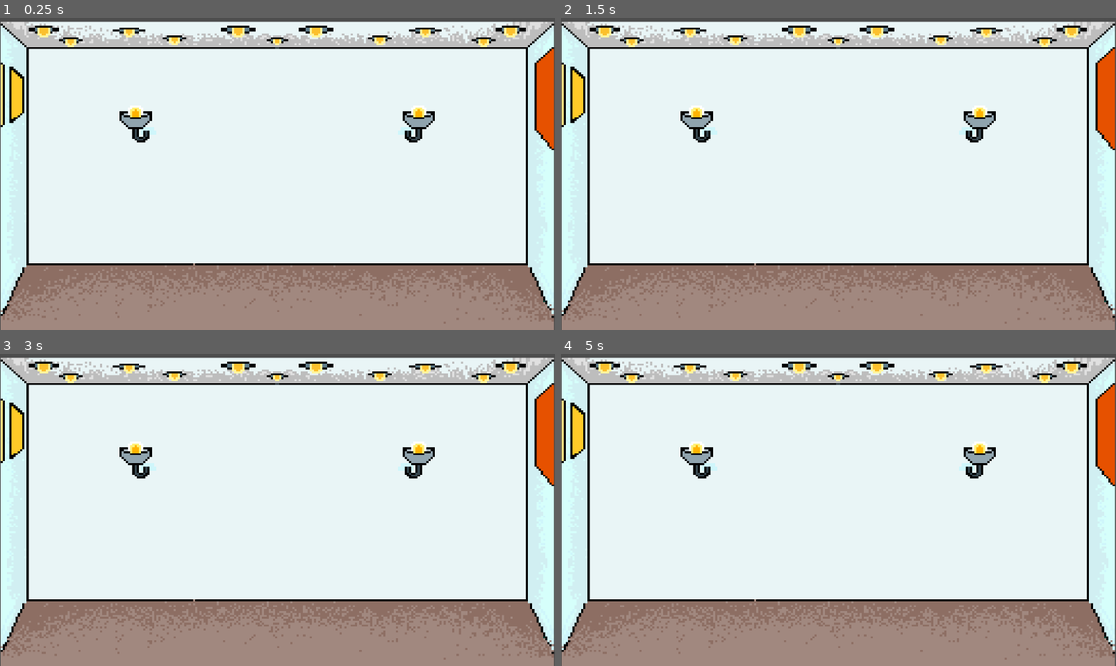
Above: before the commit, frames 1-4 (two rows, left to right).
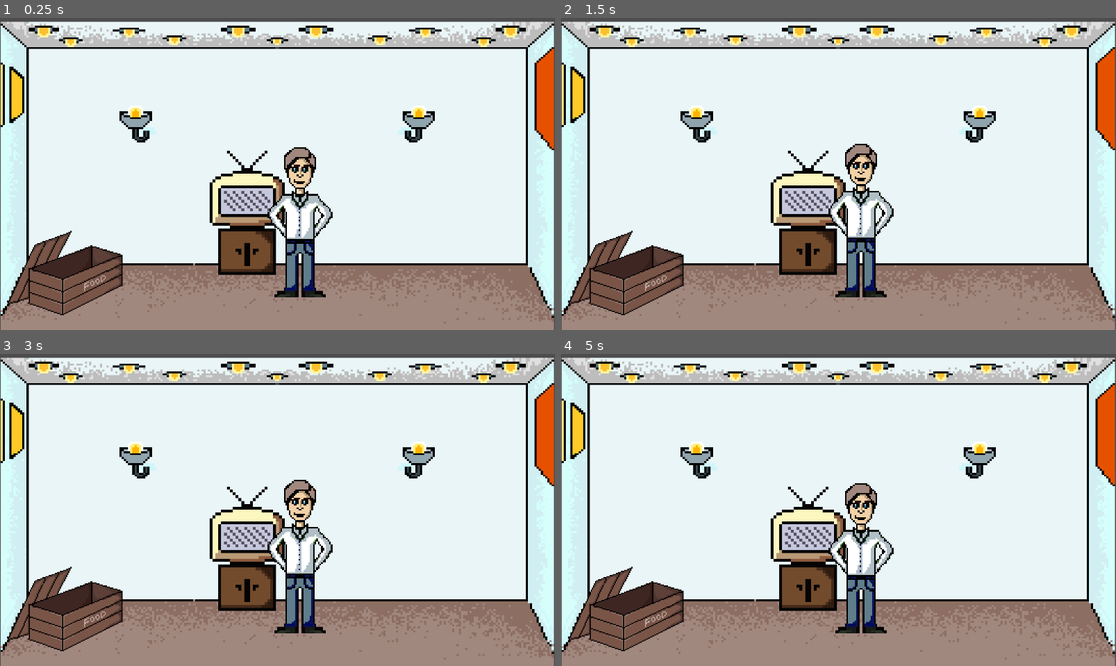
Above: after the commit, the same moments.

Repository: JamesCooks589/IMY300_MG2P2
Game: Godot game, scene res://Scenes/Home/home.tscn
Two runs of this game, one before a commit and one after it. Both use one fixed random seed, a clock stepped at 60 frames per second and the inputs below. The project has no main scene, so this scene is started directly.
Inputs:
- Up to frame 1 (0.25 s): no input
- Up to frame 2 (1.5 s): hold D (right, bound only after the commit) 0.53-1.28 s; hold A (left, bound only after the commit) from 1.28 s (still down)
- Up to frame 3 (3 s): release A (left, bound only after the commit) at 2.03 s; hold D (right, bound only after the commit) from 2.03 s (still down)
- Up to frame 4 (5 s): release D (right, bound only after the commit) at 3.53 s; hold A (left, bound only after the commit) from 3.53 s (still down)

The runs differ from the first frame. In frame 1, 9.5% of the frame differs, in the area x 1-60%, y 41-96%; in frame 2, 9.5%, in the area x 1-60%, y 40-96%; in frame 3, 9.5%; in frame 4, 9.5%.

Commit message:
Dodging game implemented and home set up

Diff:
--- /dev/null
+++ b/Scenes/Dodging/coin.gd
@@ -0,0 +1,19 @@
+extends Node2D
+
+# Speed of the falling coin
+var speed = 200.0
+
+func _process(delta):
+	# Move the coin down
+	position.y += speed * delta
+
+	# Free the coin if it goes past the bottom of the screen
+	if position.y > get_viewport().size.y:
+		queue_free()
+
+
+func _on_hitbox_body_entered(body):
+	if body.name == "familiar":
+		# Call the function from the main scene to update gold
+		get_parent().collect_coin()
+		queue_free()
--- /dev/null
+++ b/Scenes/Dodging/coin.tscn
@@ -0,0 +1,23 @@
+[gd_scene load_steps=4 format=3 uid="uid://b7pm3r1hecuvn"]
+
+[ext_resource type="Texture2D" uid="uid://c0qxnfmu3gmhb" path="res://Assets/Dodging/coin.png" id="1_0iki6"]
+[ext_resource type="Script" path="res://Scenes/Dodging/coin.gd" id="1_jfdwh"]
+
+[sub_resource type="RectangleShape2D" id="RectangleShape2D_aky7q"]
+size = Vector2(45, 39)
+
+[node name="coin" type="Node2D"]
+script = ExtResource("1_jfdwh")
+
+[node name="Coin" type="Sprite2D" parent="."]
+position = Vector2(36, 32)
+scale = Vector2(0.224, 0.224)
+texture = ExtResource("1_0iki6")
+
+[node name="hitbox" type="Area2D" parent="."]
+
+[node name="CollisionShape2D" type="CollisionShape2D" parent="hitbox"]
+position = Vector2(36, 33)
+shape = SubResource("RectangleShape2D_aky7q")
+
+[connection signal="body_entered" from="hitbox" to="." method="_on_hitbox_body_entered"]
--- /dev/null
+++ b/Scenes/Dodging/dodging.gd
@@ -0,0 +1,92 @@
+extends Node2D
+
+# Variables
+var object_speed = 200.0
+var spawn_rate = 1.0
+var score = 0
+var gold = 0
+
+# Preload falling object and coin scenes
+@export var falling_object_scene: PackedScene
+@export var coin_scene: PackedScene
+
+# Timer for spawning objects and coins
+var spawn_timer = 0.0
+var coin_spawn_timer = 0.0
+
+# Nodes
+@onready var score_label = $ScoreLabel
+@onready var gold_label = $GoldLabel
+
+func _ready():
+	# Reset score and speed when game starts
+	score = 0
+	object_speed = 200.0
+	State.game_running = true
+
+
+func _process(delta):
+	# Check if the game is running
+	if State.game_running == false:
+		# Pause the game
+		get_tree().paused = true
+		show_game_over_screen()
+		return
+
+	# Update score based on how long the player survives
+	score += int(delta * 100)
+	score_label.text = "Score: %d" % score
+
+	# Increase object speed based on score
+	object_speed = 200.0 + score * 0.1
+
+	# Handle object spawning
+	spawn_timer += delta
+	coin_spawn_timer += delta
+
+	if spawn_timer >= spawn_rate:
+		spawn_falling_object()
+		spawn_timer = 0.0
+
+	# Spawn a coin randomly every 5-10 seconds
+	if coin_spawn_timer >= randi_range(5, 10):
+		spawn_coin()
+		coin_spawn_timer = 0.0
+
+func spawn_falling_object():
+	# Instance the falling object
+	var falling_object = falling_object_scene.instantiate()
+	# Set the position randomly at the top of the screen
+	falling_object.position = Vector2(randi_range(0, get_viewport().size.x), -100)
+	# Set the object speed (this will be handled in the object's script)
+	falling_object.speed = object_speed
+	# Add to the scene
+	add_child(falling_object)
+
+func spawn_coin():
+	# Instance the coin
+	var coin = coin_scene.instantiate()
+	# Set the position randomly at the top of the screen
+	coin.position = Vector2(randi_range(0, get_viewport().size.x), -100)
+	# Set coin speed
+	coin.speed = object_speed
+	add_child(coin)
+
+# Function to handle collecting coins
+func collect_coin():
+	gold += 1
+	gold_label.text = "Gold: %d" % gold
+
+# Function to display the game over screen (or reset option)
+func show_game_over_screen():
+	var game_over_menu = $GameOverMenu
+	game_over_menu.visible = true
+
+# Function to reset the game
+func reset_game():
+	get_tree().paused = false  # Unpause the game
+	get_tree().reload_current_scene()  # Reload the current scene
+
+func _on_play_again_pressed():
+	print("pressed")
+	reset_game()
--- a/Scenes/Dodging/dodging.tscn
+++ b/Scenes/Dodging/dodging.tscn
@@ -1,3 +1,74 @@
-[gd_scene format=3 uid="uid://b87m7m3db70uv"]
+[gd_scene load_steps=7 format=3 uid="uid://b87m7m3db70uv"]
 
-[node name="clicker" type="Node2D"]
+[ext_resource type="Script" path="res://Scenes/Dodging/dodging.gd" id="1_rji2i"]
+[ext_resource type="PackedScene" uid="uid://k375lo7w11tj" path="res://Scenes/Dodging/stake.tscn" id="2_tjdn2"]
+[ext_resource type="PackedScene" uid="uid://w400vit0l5pw" path="res://Scenes/Dodging/familiar.tscn" id="2_vb6b7"]
+[ext_resource type="PackedScene" uid="uid://b7pm3r1hecuvn" path="res://Scenes/Dodging/coin.tscn" id="3_m6iko"]
+
+[sub_resource type="RectangleShape2D" id="RectangleShape2D_t1tjs"]
+size = Vector2(43, 1089)
+
+[sub_resource type="LabelSettings" id="LabelSettings_8ccrj"]
+font_size = 300
+
+[node name="dodging" type="Node2D"]
+script = ExtResource("1_rji2i")
+falling_object_scene = ExtResource("2_tjdn2")
+coin_scene = ExtResource("3_m6iko")
+
+[node name="collisions" type="StaticBody2D" parent="."]
+
+[node name="CollisionShape2D" type="CollisionShape2D" parent="collisions"]
+position = Vector2(11.5, 534.5)
+shape = SubResource("RectangleShape2D_t1tjs")
+
+[node name="CollisionShape2D2" type="CollisionShape2D" parent="collisions"]
+position = Vector2(1908, 534.5)
+shape = SubResource("RectangleShape2D_t1tjs")
+
+[node name="familiar" parent="." instance=ExtResource("2_vb6b7")]
+position = Vector2(950, 810)
+scale = Vector2(0.4, 0.4)
+
+[node name="GoldLabel" type="Label" parent="."]
+offset_left = 926.0
+offset_top = 39.0
+offset_right = 966.0
+offset_bottom = 62.0
+
+[node name="ScoreLabel" type="Label" parent="."]
+offset_left = 81.0
+offset_top = 33.0
+offset_right = 121.0
+offset_bottom = 56.0
+size_flags_horizontal = 0
+size_flags_vertical = 0
+
+[node name="GameOverMenu" type="ColorRect" parent="."]
+visible = false
+z_index = 2
+offset_right = 1928.0
+offset_bottom = 1080.0
+color = Color(0.325441, 0.325441, 0.325441, 1)
+
+[node name="Label" type="Label" parent="GameOverMenu"]
+layout_mode = 0
+offset_left = 120.0
+offset_top = 234.0
+offset_right = 1840.0
+offset_bottom = 643.0
+text = "GAME OVER"
+label_settings = SubResource("LabelSettings_8ccrj")
+
+[node name="PlayAgain" type="Button" parent="GameOverMenu"]
+process_mode = 2
+layout_mode = 0
+offset_left = 626.0
+offset_top = 653.0
+offset_right = 1300.0
+offset_bottom = 834.0
+theme_override_font_sizes/font_size = 100
+text = "PlayAgain
+"
+
+[connection signal="pressed" from="GameOverMenu/PlayAgain" to="." method="_on_play_again_pressed"]
--- /dev/null
+++ b/Scenes/Dodging/familiar.gd
@@ -0,0 +1,23 @@
+extends CharacterBody2D
+
+
+const SPEED = 600.0
+
+
+func _physics_process(delta):
+
+	var direction = Input.get_axis("left", "right")
+	if direction:
+		velocity.x = direction * SPEED
+	else:
+		velocity.x = move_toward(velocity.x, 0, SPEED)
+
+	if Input.is_action_just_pressed("left"):
+		$AnimatedSprite2D.play("left")
+	elif Input.is_action_just_pressed("right"):
+		$AnimatedSprite2D.play("right")
+
+	if Input.is_action_just_released("left") or Input.is_action_just_released("right"):
+		$AnimatedSprite2D.play("default")
+
+	move_and_slide()
--- /dev/null
+++ b/Scenes/Dodging/familiar.tscn
@@ -0,0 +1,124 @@
+[gd_scene load_steps=19 format=3 uid="uid://w400vit0l5pw"]
+
+[ext_resource type="Texture2D" uid="uid://bf2rdk0mgxfwv" path="res://Assets/Dodging/familiar_idle.png" id="1_n3rro"]
+[ext_resource type="Script" path="res://Scenes/Dodging/familiar.gd" id="1_puifs"]
+[ext_resource type="Texture2D" uid="uid://b6xolg3pi7eu2" path="res://Assets/Dodging/familiar_left.png" id="2_m2qyb"]
+[ext_resource type="Texture2D" uid="uid://5qqs2nf5od6n" path="res://Assets/Dodging/familiar_right.png" id="3_j3m1v"]
+
+[sub_resource type="AtlasTexture" id="AtlasTexture_ll5gh"]
+atlas = ExtResource("1_n3rro")
+region = Rect2(0, 0, 1280, 1280)
+
+[sub_resource type="AtlasTexture" id="AtlasTexture_plym1"]
+atlas = ExtResource("1_n3rro")
+region = Rect2(1280, 0, 1280, 1280)
+
+[sub_resource type="AtlasTexture" id="AtlasTexture_5qa62"]
+atlas = ExtResource("1_n3rro")
+region = Rect2(2560, 0, 1280, 1280)
+
+[sub_resource type="AtlasTexture" id="AtlasTexture_pngds"]
+atlas = ExtResource("1_n3rro")
+region = Rect2(3840, 0, 1280, 1280)
+
+[sub_resource type="AtlasTexture" id="AtlasTexture_yhyc0"]
+atlas = ExtResource("2_m2qyb")
+region = Rect2(0, 0, 1280, 1280)
+
+[sub_resource type="AtlasTexture" id="AtlasTexture_gsbb2"]
+atlas = ExtResource("2_m2qyb")
+region = Rect2(1280, 0, 1280, 1280)
+
+[sub_resource type="AtlasTexture" id="AtlasTexture_mw5u0"]
+atlas = ExtResource("2_m2qyb")
+region = Rect2(2560, 0, 1280, 1280)
+
+[sub_resource type="AtlasTexture" id="AtlasTexture_lots1"]
+atlas = ExtResource("2_m2qyb")
+region = Rect2(3840, 0, 1280, 1280)
+
+[sub_resource type="AtlasTexture" id="AtlasTexture_82n7x"]
+atlas = ExtResource("3_j3m1v")
+region = Rect2(0, 0, 1280, 1280)
+
+[sub_resource type="AtlasTexture" id="AtlasTexture_52apw"]
+atlas = ExtResource("3_j3m1v")
+region = Rect2(1280, 0, 1280, 1280)
+
+[sub_resource type="AtlasTexture" id="AtlasTexture_ubwpk"]
+atlas = ExtResource("3_j3m1v")
+region = Rect2(2560, 0, 1280, 1280)
+
+[sub_resource type="AtlasTexture" id="AtlasTexture_qsh34"]
+atlas = ExtResource("3_j3m1v")
+region = Rect2(3840, 0, 1280, 1280)
+
+[sub_resource type="SpriteFrames" id="SpriteFrames_s44ey"]
+animations = [{
+"frames": [{
+"duration": 1.0,
+"texture": SubResource("AtlasTexture_ll5gh")
+}, {
+"duration": 1.0,
+"texture": SubResource("AtlasTexture_plym1")
+}, {
+"duration": 1.0,
+"texture": SubResource("AtlasTexture_5qa62")
+}, {
+"duration": 1.0,
+"texture": SubResource("AtlasTexture_pngds")
+}],
+"loop": true,
+"name": &"default",
+"speed": 5.0
+}, {
+"frames": [{
+"duration": 1.0,
+"texture": SubResource("AtlasTexture_yhyc0")
+}, {
+"duration": 1.0,
+"texture": SubResource("AtlasTexture_gsbb2")
+}, {
+"duration": 1.0,
+"texture": SubResource("AtlasTexture_mw5u0")
+}, {
+"duration": 1.0,
+"texture": SubResource("AtlasTexture_lots1")
+}],
+"loop": true,
+"name": &"left",
+"speed": 5.0
+}, {
+"frames": [{
+"duration": 1.0,
+"texture": SubResource("AtlasTexture_82n7x")
+}, {
+"duration": 1.0,
+"texture": SubResource("AtlasTexture_52apw")
+}, {
+"duration": 1.0,
+"texture": SubResource("AtlasTexture_ubwpk")
+}, {
+"duration": 1.0,
+"texture": SubResource("AtlasTexture_qsh34")
+}],
+"loop": true,
+"name": &"right",
+"speed": 5.0
+}]
+
+[sub_resource type="CapsuleShape2D" id="CapsuleShape2D_diif1"]
+radius = 152.0
+height = 1010.0
+
+[node name="familiar" type="CharacterBody2D"]
+script = ExtResource("1_puifs")
+
+[node name="AnimatedSprite2D" type="AnimatedSprite2D" parent="."]
+sprite_frames = SubResource("SpriteFrames_s44ey")
+animation = &"right"
+autoplay = "default"
+
+[node name="CollisionShape2D" type="CollisionShape2D" parent="."]
+position = Vector2(8, 184)
+shape = SubResource("CapsuleShape2D_diif1")
--- /dev/null
+++ b/Scenes/Dodging/stake.gd
@@ -0,0 +1,17 @@
+extends Node2D
+
+# Speed of the falling object
+var speed = 200.0
+
+func _process(delta):
+	# Move the object down
+	position.y += speed * delta
+
+	# Free the object if it goes past the bottom of the screen
+	if position.y > get_viewport().size.y:
+		queue_free()
+
+
+func _on_area_body_entered(body):
+	if body.name == "familiar":
+		State.game_running = false
--- /dev/null
+++ b/Scenes/Dodging/stake.tscn
@@ -0,0 +1,23 @@
+[gd_scene load_steps=4 format=3 uid="uid://k375lo7w11tj"]
+
+[ext_resource type="Texture2D" uid="uid://d1yghds8ixhat" path="res://Assets/Dodging/stake.png" id="1_xhp18"]
+[ext_resource type="Script" path="res://Scenes/Dodging/stake.gd" id="1_ylvk6"]
+
+[sub_resource type="CapsuleShape2D" id="CapsuleShape2D_ob0ga"]
+height = 66.0
+
+[node name="stake" type="Node2D"]
+script = ExtResource("1_ylvk6")
+
+[node name="Stake" type="Sprite2D" parent="."]
+position = Vector2(2, 63)
+rotation = 3.14159
+texture = ExtResource("1_xhp18")
+
+[node name="area" type="Area2D" parent="."]
+
+[node name="CollisionShape2D" type="CollisionShape2D" parent="area"]
+position = Vector2(1, 68)
+shape = SubResource("CapsuleShape2D_ob0ga")
+
+[connection signal="body_entered" from="area" to="." method="_on_area_body_entered"]
--- /dev/null
+++ b/Scenes/Home/home.gd
@@ -0,0 +1,19 @@
+extends Node2D
+
+
+# Called when the node enters the scene tree for the first time.
+func _ready():
+	pass # Replace with function body.
+
+
+# Called every frame. 'delta' is the elapsed time since the previous frame.
+func _process(delta):
+	if $fridge.animation == "level1":
+		$fridge.scale = Vector2(0.361,0.361)
+		$fridge.position = Vector2(214,800)
+	elif $fridge.animation == "level2":
+		$fridge.scale = Vector2(0.416,0.416)
+		$fridge.position = Vector2(164,686)
+	elif $fridge.animation == "level3":
+		$fridge.scale = Vector2(0.416,0.416)
+		$fridge.position = Vector2(216,641)
--- a/Scenes/Home/home.tscn
+++ b/Scenes/Home/home.tscn
@@ -1,26 +1,208 @@
-[gd_scene load_steps=3 format=3 uid="uid://cgwfl8ygd8u1b"]
+[gd_scene load_steps=33 format=3 uid="uid://cgwfl8ygd8u1b"]
 
 [ext_resource type="Texture2D" uid="uid://bm815fyfj5big" path="res://Assets/Home/room.png" id="1_m4mgf"]
+[ext_resource type="Script" path="res://Scenes/Home/home.gd" id="1_u2558"]
+[ext_resource type="Texture2D" uid="uid://brkd6qmuxtpe4" path="res://Assets/Home/vampire_evil.png" id="2_dox6l"]
+[ext_resource type="Texture2D" uid="uid://b5j61qm68872p" path="res://Assets/Home/vampire_good.png" id="3_nb6bn"]
+[ext_resource type="Texture2D" uid="uid://oayn78vboc22" path="res://Assets/Home/vampire_normal.png" id="4_apcku"]
+[ext_resource type="Texture2D" uid="uid://4jtphkip7yvx" path="res://Assets/Home/fridges/food_box.png" id="5_isvud"]
+[ext_resource type="Texture2D" uid="uid://dhlho6rvq3w4q" path="res://Assets/Home/fridges/food_small_fridge.png" id="6_eq4g3"]
+[ext_resource type="Texture2D" uid="uid://3lu5g6cialan" path="res://Assets/Home/fridges/food_fridge.png" id="7_q4f6o"]
+[ext_resource type="Texture2D" uid="uid://b3lp3q5o66wro" path="res://Assets/Home/tvs/level1_tv.png" id="9_qhquw"]
+[ext_resource type="Texture2D" uid="uid://cuaor2vhfyn1b" path="res://Assets/Home/tvs/level2_tv.png" id="10_t0jtc"]
+[ext_resource type="Texture2D" uid="uid://b0fhgasshrlin" path="res://Assets/Home/tvs/level3_tv.png" id="11_j15ux"]
+
+[sub_resource type="AtlasTexture" id="AtlasTexture_t3bgm"]
+atlas = ExtResource("9_qhquw")
+region = Rect2(0, 0, 640, 640)
+
+[sub_resource type="AtlasTexture" id="AtlasTexture_ptex7"]
+atlas = ExtResource("9_qhquw")
+region = Rect2(640, 0, 640, 640)
+
+[sub_resource type="AtlasTexture" id="AtlasTexture_wng4k"]
+atlas = ExtResource("10_t0jtc")
+region = Rect2(0, 0, 640, 640)
+
+[sub_resource type="AtlasTexture" id="AtlasTexture_qmko5"]
+atlas = ExtResource("10_t0jtc")
+region = Rect2(640, 0, 640, 640)
+
+[sub_resource type="AtlasTexture" id="AtlasTexture_kjay0"]
+atlas = ExtResource("11_j15ux")
+region = Rect2(0, 0, 640, 640)
+
+[sub_resource type="AtlasTexture" id="AtlasTexture_k0lcw"]
+atlas = ExtResource("11_j15ux")
+region = Rect2(640, 0, 640, 640)
+
+[sub_resource type="SpriteFrames" id="SpriteFrames_so7o6"]
+animations = [{
+"frames": [{
+"duration": 1.0,
+"texture": SubResource("AtlasTexture_t3bgm")
+}, {
+"duration": 1.0,
+"texture": SubResource("AtlasTexture_ptex7")
+}],
+"loop": true,
+"name": &"level1",
+"speed": 5.0
+}, {
+"frames": [{
+"duration": 1.0,
+"texture": SubResource("AtlasTexture_wng4k")
+}, {
+"duration": 1.0,
+"texture": SubResource("AtlasTexture_qmko5")
+}],
+"loop": true,
+"name": &"level2",
+"speed": 5.0
+}, {
+"frames": [{
+"duration": 1.0,
+"texture": SubResource("AtlasTexture_kjay0")
+}, {
+"duration": 1.0,
+"texture": SubResource("AtlasTexture_k0lcw")
+}],
+"loop": true,
+"name": &"level3",
+"speed": 5.0
+}]
+
+[sub_resource type="AtlasTexture" id="AtlasTexture_hv828"]
+atlas = ExtResource("2_dox6l")
+region = Rect2(0, 0, 1280, 1280)
+
+[sub_resource type="AtlasTexture" id="AtlasTexture_4cxk4"]
+atlas = ExtResource("2_dox6l")
+region = Rect2(1280, 0, 1280, 1280)
+
+[sub_resource type="AtlasTexture" id="AtlasTexture_fl7se"]
+atlas = ExtResource("2_dox6l")
+region = Rect2(2560, 0, 1280, 1280)
+
+[sub_resource type="AtlasTexture" id="AtlasTexture_ef1is"]
+atlas = ExtResource("2_dox6l")
+region = Rect2(3840, 0, 1280, 1280)
+
+[sub_resource type="AtlasTexture" id="AtlasTexture_epsu8"]
+atlas = ExtResource("3_nb6bn")
+region = Rect2(0, 0, 1280, 1280)
+
+[sub_resource type="AtlasTexture" id="AtlasTexture_l1isw"]
+atlas = ExtResource("3_nb6bn")
+region = Rect2(1280, 0, 1280, 1280)
+
+[sub_resource type="AtlasTexture" id="AtlasTexture_d6hpr"]
+atlas = ExtResource("3_nb6bn")
+region = Rect2(2560, 0, 1280, 1280)
+
+[sub_resource type="AtlasTexture" id="AtlasTexture_7hf8k"]
+atlas = ExtResource("3_nb6bn")
+region = Rect2(3840, 0, 1280, 1280)
+
+[sub_resource type="AtlasTexture" id="AtlasTexture_bucax"]
+atlas = ExtResource("4_apcku")
+region = Rect2(0, 0, 1280, 1280)
+
+[sub_resource type="AtlasTexture" id="AtlasTexture_u1so1"]
+atlas = ExtResource("4_apcku")
+region = Rect2(1280, 0, 1280, 1280)
+
+[sub_resource type="AtlasTexture" id="AtlasTexture_wngdv"]
+atlas = ExtResource("4_apcku")
+region = Rect2(2560, 0, 1280, 1280)
+
+[sub_resource type="AtlasTexture" id="AtlasTexture_ta8l3"]
+atlas = ExtResource("4_apcku")
+region = Rect2(3840, 0, 1280, 1280)
 
 [sub_resource type="SpriteFrames" id="SpriteFrames_2kugn"]
 animations = [{
-"frames": [],
+"frames": [{
+"duration": 1.0,
+"texture": SubResource("AtlasTexture_hv828")
+}, {
+"duration": 1.0,
+"texture": SubResource("AtlasTexture_4cxk4")
+}, {
+"duration": 1.0,
+"texture": SubResource("AtlasTexture_fl7se")
+}, {
+"duration": 1.0,
+"texture": SubResource("AtlasTexture_ef1is")
+}],
 "loop": true,
 "name": &"bad",
 "speed": 5.0
 }, {
-"frames": [],
+"frames": [{
+"duration": 1.0,
+"texture": SubResource("AtlasTexture_epsu8")
+}, {
+"duration": 1.0,
+"texture": SubResource("AtlasTexture_l1isw")
+}, {
+"duration": 1.0,
+"texture": SubResource("AtlasTexture_d6hpr")
+}, {
+"duration": 1.0,
+"texture": SubResource("AtlasTexture_7hf8k")
+}],
 "loop": true,
 "name": &"good",
 "speed": 5.0
 }, {
-"frames": [],
+"frames": [{
+"duration": 1.0,
+"texture": SubResource("AtlasTexture_bucax")
+}, {
+"duration": 1.0,
+"texture": SubResource("AtlasTexture_u1so1")
+}, {
+"duration": 1.0,
+"texture": SubResource("AtlasTexture_wngdv")
+}, {
+"duration": 1.0,
+"texture": SubResource("AtlasTexture_ta8l3")
+}],
 "loop": true,
 "name": &"normal",
 "speed": 5.0
 }]
 
+[sub_resource type="SpriteFrames" id="SpriteFrames_rorwq"]
+animations = [{
+"frames": [{
+"duration": 1.0,
+"texture": ExtResource("5_isvud")
+}],
+"loop": true,
+"name": &"level1",
+"speed": 5.0
+}, {
+"frames": [{
+"duration": 1.0,
+"texture": ExtResource("6_eq4g3")
+}],
+"loop": true,
+"name": &"level2",
+"speed": 5.0
+}, {
+"frames": [{
+"duration": 1.0,
+"texture": ExtResource("7_q4f6o")
+}],
+"loop": true,
+"name": &"level3",
+"speed": 5.0
+}]
+
 [node name="Home" type="Node2D"]
+script = ExtResource("1_u2558")
 
 [node name="Room" type="Sprite2D" parent="."]
 texture_filter = 1
@@ -31,8 +213,23 @@
 [node name="Camera2D" type="Camera2D" parent="."]
 position = Vector2(959, 528)
 
-[node name="AnimatedSprite2D" type="AnimatedSprite2D" parent="."]
+[node name="tv" type="AnimatedSprite2D" parent="."]
+position = Vector2(854, 557)
+sprite_frames = SubResource("SpriteFrames_so7o6")
+animation = &"level1"
+autoplay = "level1"
+
+[node name="vampire" type="AnimatedSprite2D" parent="."]
 texture_filter = 1
+position = Vector2(1037, 597)
+scale = Vector2(0.559375, 0.559375)
 sprite_frames = SubResource("SpriteFrames_2kugn")
-animation = &"bad"
+animation = &"normal"
 autoplay = "normal"
+
+[node name="fridge" type="AnimatedSprite2D" parent="."]
+position = Vector2(216, 641)
+scale = Vector2(0.416406, 0.416406)
+sprite_frames = SubResource("SpriteFrames_rorwq")
+animation = &"level1"
+autoplay = "level1"
--- a/Scenes/state.gd
+++ b/Scenes/state.gd
@@ -3,11 +3,13 @@
 var current_level = 1
 
 
-# Called when the node enters the scene tree for the first time.
-func _ready():
-	pass # Replace with function body.
 
 
-# Called every frame. 'delta' is the elapsed time since the previous frame.
-func _process(delta):
-	pass
+
+
+
+
+
+
+# Dodging game variables
+var game_running : bool = true
--- a/project.godot
+++ b/project.godot
@@ -22,3 +22,18 @@
 
 window/size/viewport_width=1920
 window/size/viewport_height=1080
+
+[input]
+
+left={
+"deadzone": 0.5,
+"events": [Object(InputEventKey,"resource_local_to_scene":false,"resource_name":"","device":-1,"window_id":0,"alt_pressed":false,"shift_pressed":false,"ctrl_pressed":false,"meta_pressed":false,"pressed":false,"keycode":0,"physical_keycode":65,"key_label":0,"unicode":97,"echo":false,"script":null)
+, Object(InputEventKey,"resource_local_to_scene":false,"resource_name":"","device":-1,"window_id":0,"alt_pressed":false,"shift_pressed":false,"ctrl_pressed":false,"meta_pressed":false,"pressed":false,"keycode":0,"physical_keycode":4194319,"key_label":0,"unicode":0,"echo":false,"script":null)
+]
+}
+right={
+"deadzone": 0.5,
+"events": [Object(InputEventKey,"resource_local_to_scene":false,"resource_name":"","device":-1,"window_id":0,"alt_pressed":false,"shift_pressed":false,"ctrl_pressed":false,"meta_pressed":false,"pressed":false,"keycode":0,"physical_keycode":68,"key_label":0,"unicode":100,"echo":false,"script":null)
+, Object(InputEventKey,"resource_local_to_scene":false,"resource_name":"","device":-1,"window_id":0,"alt_pressed":false,"shift_pressed":false,"ctrl_pressed":false,"meta_pressed":false,"pressed":false,"keycode":0,"physical_keycode":4194321,"key_label":0,"unicode":0,"echo":false,"script":null)
+]
+}
Binary file added: Assets/Dodging/coin.png
Not shown, added: Assets/Dodging/coin.png.import
